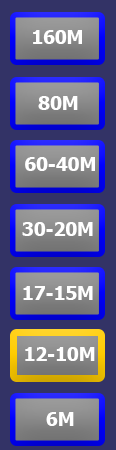
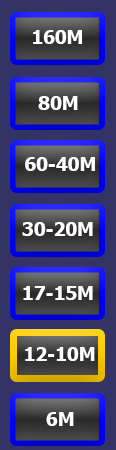
Revision of a layered 116 × 450 image; what changed, layer by layer:
painted on "Button7" over (15, 398, 99, 441)
painted on "Button6" over (17, 336, 98, 375)
painted on "Button5" over (15, 272, 99, 315)
painted on "Button4" over (15, 209, 99, 252)
painted on "Button3" over (15, 145, 99, 188)
painted on "Button2" over (15, 82, 99, 125)
painted on "Button1" over (15, 17, 99, 60)